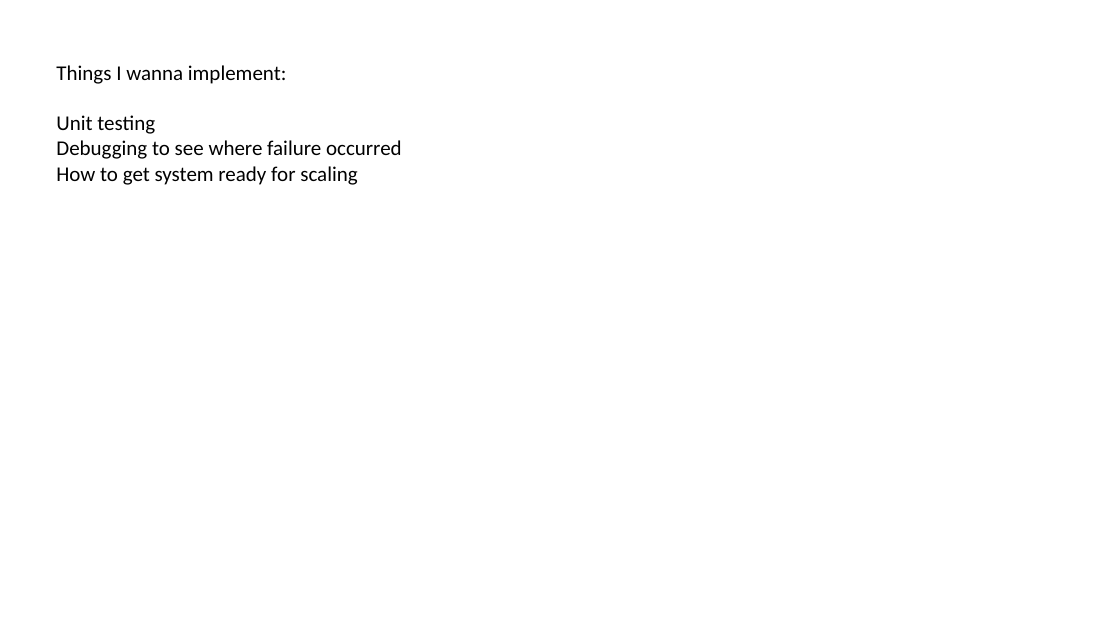
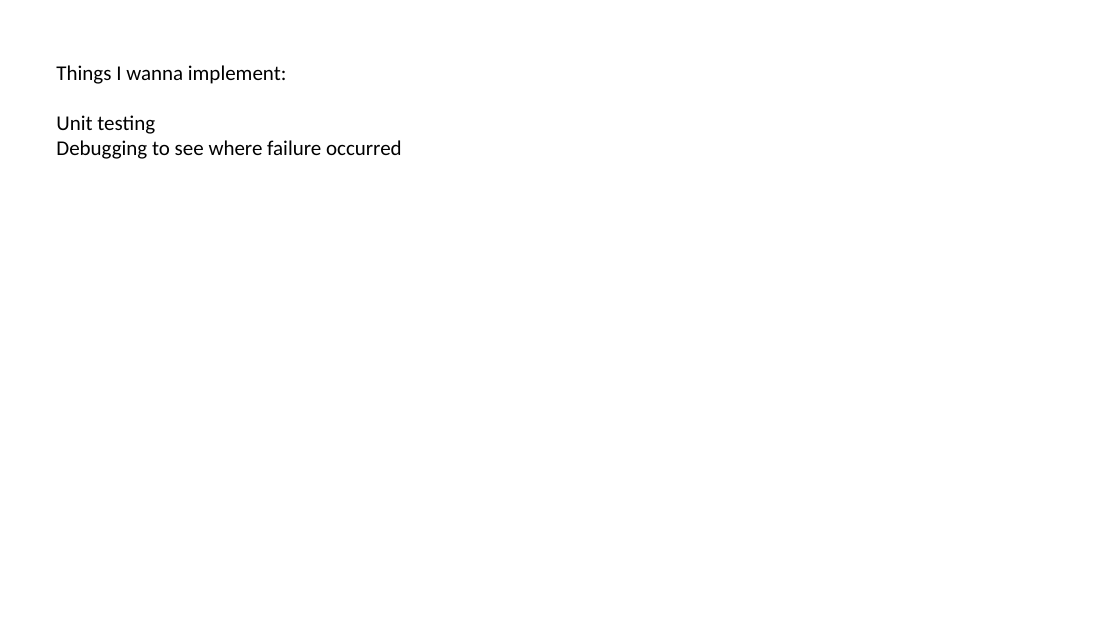
Before and after one commit to radtina/Carpool, a slide deck: slide 6 of backend/diagrams/diagrams.pptx. Drawn at 1120x630 pixels with LibreOffice and Linux fonts; fonts in the diff are those of the drawing. Boxes give left, top, right and bottom in pixels: in the first picture for what was removed or moved away, otherwise in the second. Text is boxed around its words. In the diff, an @@ line names an element or a change of style, - is before the commit and + after.

```diff
--- a/backend/diagrams/diagrams.pptx
+++ b/backend/diagrams/diagrams.pptx
@@ text at box(56, 166, 357, 185): paragraph removed @@
-How to get system ready for scaling
```
Also in this commit, not shown: 4 other slides changed, 1 slide added, 8 other files.
